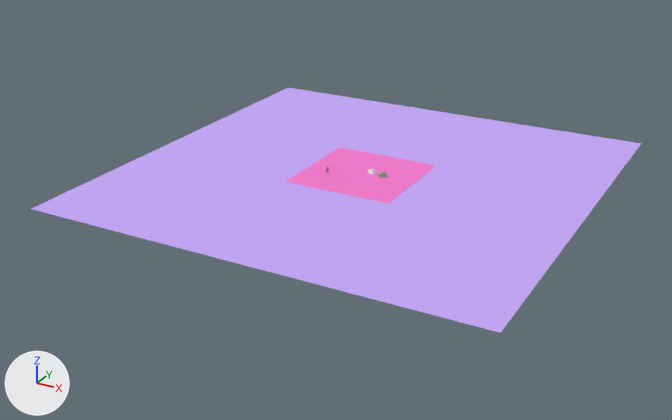
One commit to the Blender file domainRandomization/scene.blend: the scene before it, then after it.
Rendered twice from a 50 mm camera at (107.3, -210.0, 183.8) aimed at (-4.3, -7.2, 82.5). The axes (+X, +Y, +Z) are drawn at lower left. The lights are the same throughout.

The scene before the commit, as lines of its bpy script (objects in view):
```python
me_plane = bpy.data.meshes.new('Plane')
me_plane.from_pydata([(-15.2, -15.2, 0.0), (15.2, -15.2, 0.0), (-15.2, 15.2, 0.0), (15.2, 15.2, 0.0)], [], [(0, 1, 3, 2)])
me_plane.materials.append(mat_material_038)  # pink #f67fd1
me_plane_001 = bpy.data.meshes.new('Plane.001')
me_plane_001.from_pydata([(-61.0, -61.0, 0.0), (61.0, -61.0, 0.0), (-61.0, 61.0, 0.0), (61.0, 61.0, 0.0)], [], [(0, 1, 3, 2)])
me_plane_001.materials.append(mat_material_039)  # purple #c8abfa
ob_plane = bpy.data.objects.new('Plane', me_plane)
ob_plane.location = (0.0, 0.0, 91.4)
ob_plane_001 = bpy.data.objects.new('Plane.001', me_plane_001)
ob_plane_001.location = (0.0, 0.0, 91.4)
```
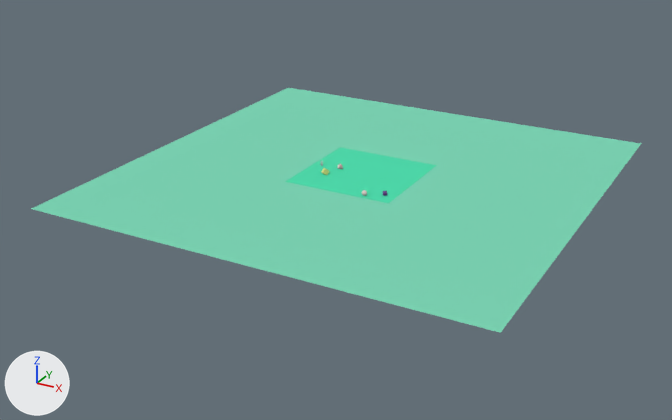
Where the newer file only moved an object's origin or applied its transform, the numbers keep the older frame.

Where the change shows, as pixel boxes (x1, y1, x2, y2) in the pictures (672 x 420 px):
'Plane.001', recoloured (purple to green)
    both: (31, 88, 641, 333)
'Plane', recoloured (pink to green)
    both: (285, 147, 437, 203)

What the commit changed:
Material 'PlaneMat.014' (mat_planemat_014) is new.
Its base color is (0.0814, 0.73, 0.426) (green #51deaf).
Material 'Plane.001Mat.014' (mat_plane_001mat_014) is new.
Its base color is (0.208, 0.673, 0.468) (green #7ed6b6).
me_plane_001 has 4 vertices, 1 face and spans x -61.0..61.0, y -61.0..61.0, z 0.0.
me_plane_001 no longer uses material mat_material_039 (purple #c8abfa).
me_plane_001 now uses material mat_plane_001mat_014 (green #7ed6b6).
me_plane has 4 vertices, 1 face and spans x -15.2..15.2, y -15.2..15.2, z 0.0.
me_plane no longer uses material mat_material_038 (pink #f67fd1).
me_plane now uses material mat_planemat_014 (green #51deaf).
